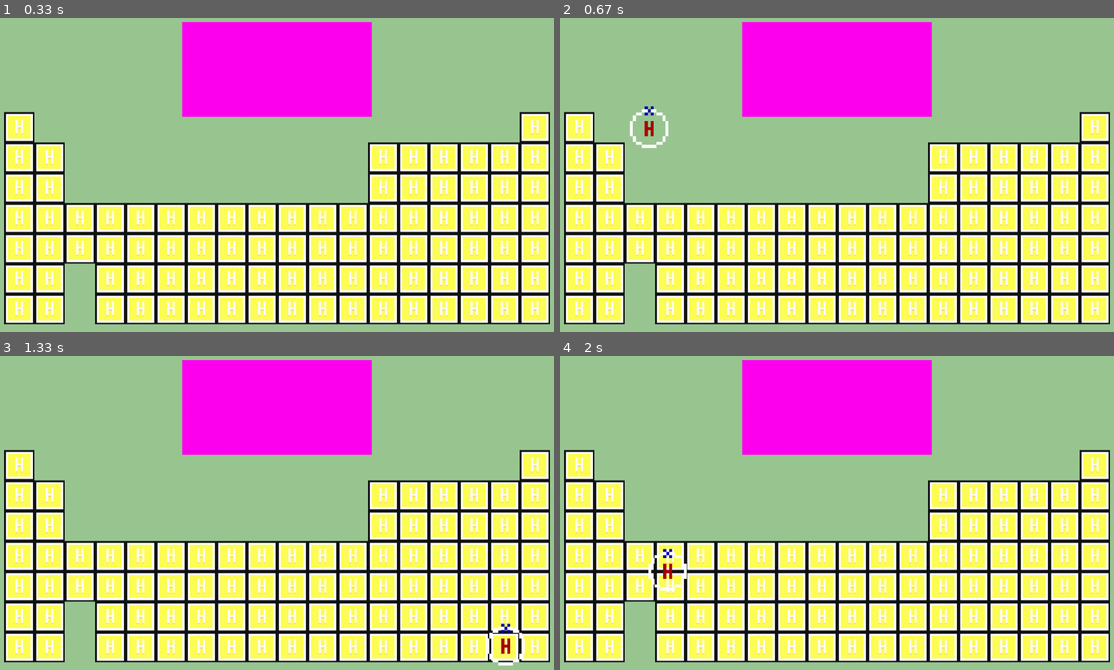
Above: before the commit, frames 1-4 (two rows, left to right).
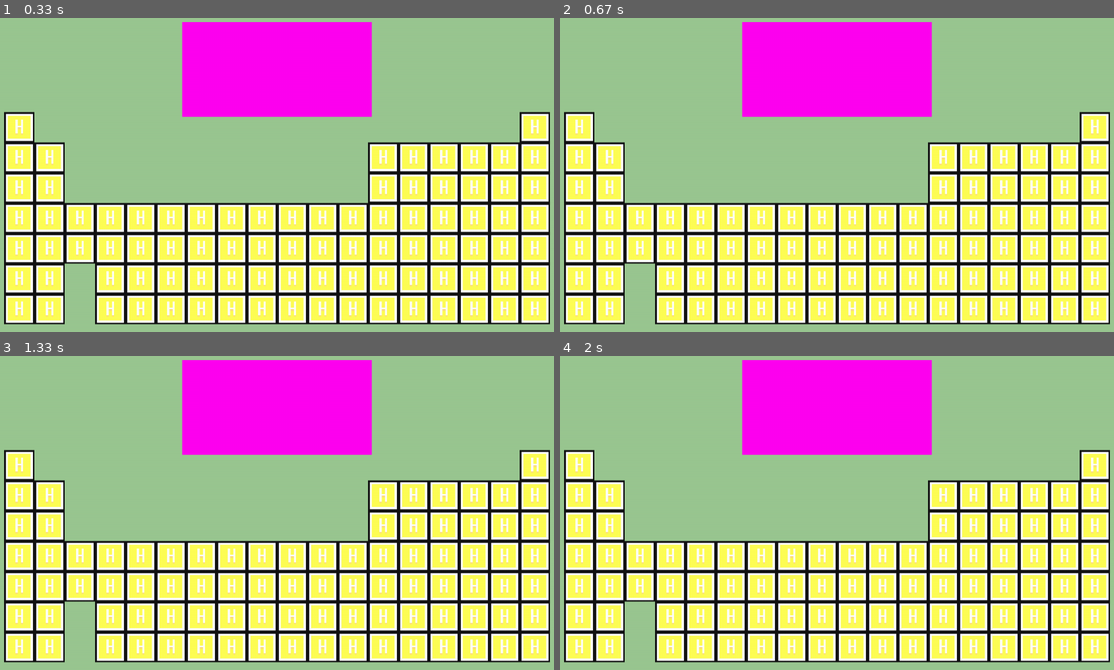
Above: after the commit, the same moments.

Repository: 15collinst/Pygame
Game: pygame game, started from main.py
Same seed, same stepped clock (60 frames per second), same inputs: the game is played once before the commit and once after it.
Inputs (mouse positions are in pixels of both pictures, inside the frame that each line leads up to):
- Up to frame 1 (0.33 s): no input
- Up to frame 2 (0.67 s): press the mouse at (637, 247) at 0.37 s; move the mouse to (643, 187) at 0.47 s; release the mouse at (648, 127) at 0.6 s
- Up to frame 3 (1.33 s): click (365, 396) at 0.72 s; press the mouse at (504, 525) at 1.03 s; move the mouse to (504, 585) at 1.13 s; release the mouse at (504, 644) at 1.27 s
- Up to frame 4 (2 s): press the mouse at (576, 465) at 1.37 s; move the mouse to (643, 544) at 1.47 s; release the mouse at (704, 626) at 1.6 s; press the mouse at (792, 556) at 1.7 s; move the mouse to (731, 563) at 1.8 s; release the mouse at (665, 569) at 1.93 s

Frame 1 is identical in both runs. In frame 2, 0.3% of the frame differs, in the area x 12-20%, y 28-42%; in frame 3, 0.3%; in frame 4, 0.3%.

Commit message:
spawn bug

Diff:
--- a/main.py
+++ b/main.py
@@ -57,6 +57,9 @@
 		print(clicked)
 		spawn = False
 
+	if not mouse:
+		spawn = False
+
 	# loops over all elements drawing them and checking if they have been clicked
 	for i in range(88):
 		if elements[i].draw(screen) and not spawn:
